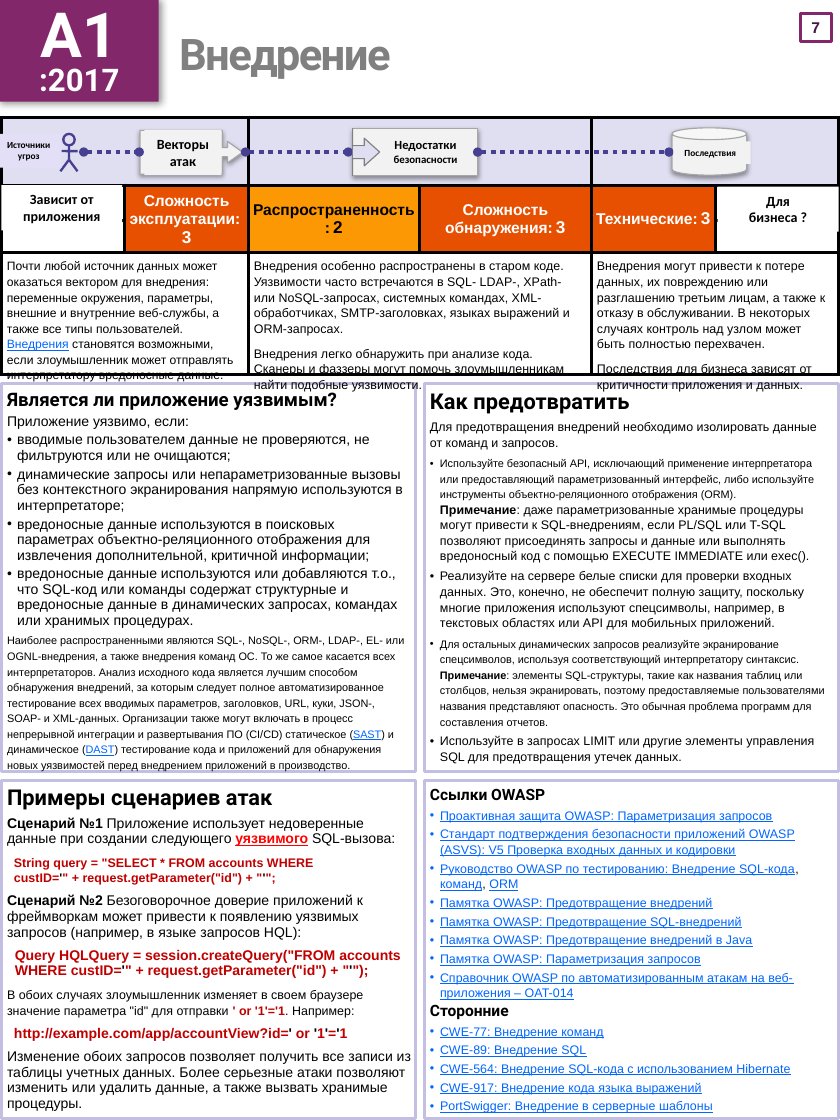
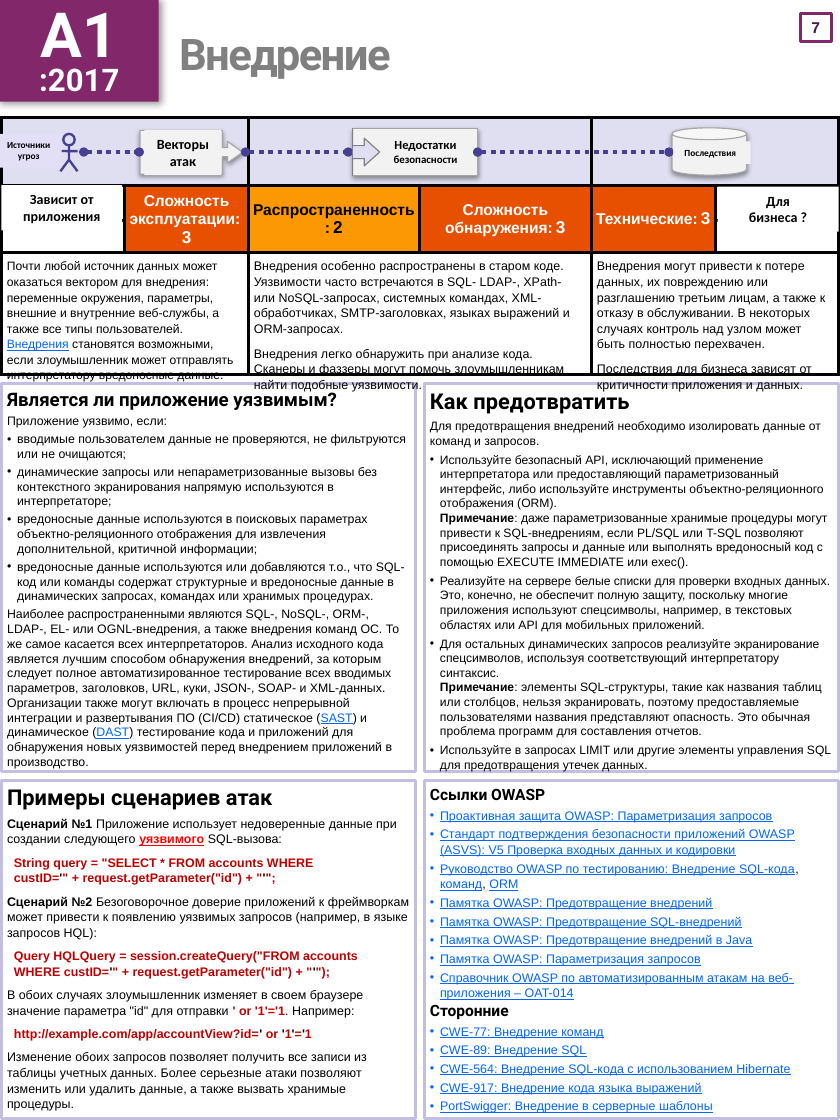
Before and after one commit to OWASP/Top10, a slide deck: slide 8 of 2017/OWASP Top 10-2017-ru.pptx. Drawn at 840x1120 pixels with LibreOffice and Linux fonts; fonts in the diff are those of the drawing. Boxes give left, top, right and bottom in pixels: in the first picture for what was removed or moved away, otherwise in the second. Text is boxed around its words. In the diff, an @@ line names an element or a change of style, - is before the commit and + after.

```diff
--- a/2017/OWASP Top 10-2017-ru.pptx
+++ b/2017/OWASP Top 10-2017-ru.pptx
@@ text at (7, 416, 406, 769): size 9 to 7.9 pt in "Приложение уязвимо, если:", "вводимые пользователем данные не проверяются, не фильтруются ...", "динамические запросы или непараметризованные вызовы без конт ...", "вредоносные данные используются в поисковых параметрах объек ..." and 1 more places; size 7 to 7.9 pt in "Наиболее распространенными являются SQL-, NoSQL-, ORM-, LDAP ..."; line spacing 10pt to 1 @@
@@ text at (430, 421, 831, 772): size 8 to 7.8 pt in "Для предотвращения внедрений необходимо изолировать данные о ...", "Примечание: даже параметризованные хранимые процедуры могут  ...", "Реализуйте на сервере белые списки для проверки ...", "Используйте в запросах LIMIT или другие элементы ..."; size 7 to 7.8 pt in "Используйте безопасный API, исключающий применение интерпрет ...", "Для остальных динамических запросов реализуйте экранирование ..."; line spacing 10pt to 1 @@
@@ text at (7, 818, 409, 1111): size 9 to 8 pt in "Сценарий №1 Приложение использует недоверенные данные при ...", "Сценарий №2 Безоговорочное доверие приложений к фреймворкам ...", "Query HQLQuery = session.createQuery("FROM accounts WHERE cu ...", "http://example.com/app/accountView?id=' or '1'='1" and 1 more places @@
```
Also in this commit, not shown: 9 other slides changed, 27 other files.
